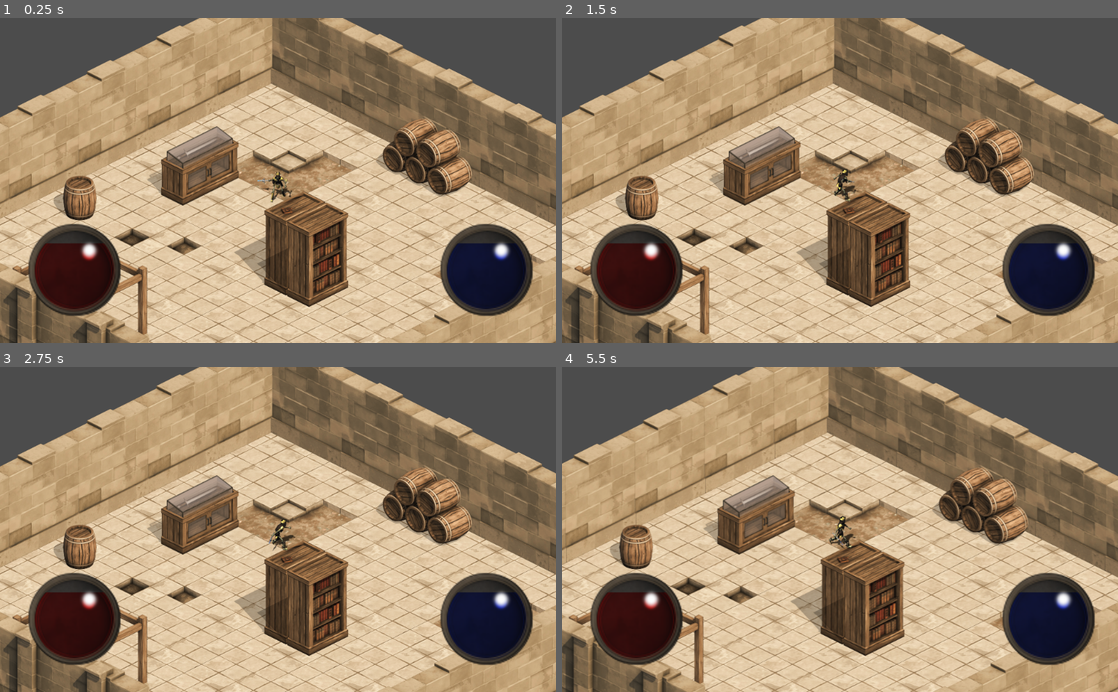
Above: before the commit, frames 1-4 (two rows, left to right).
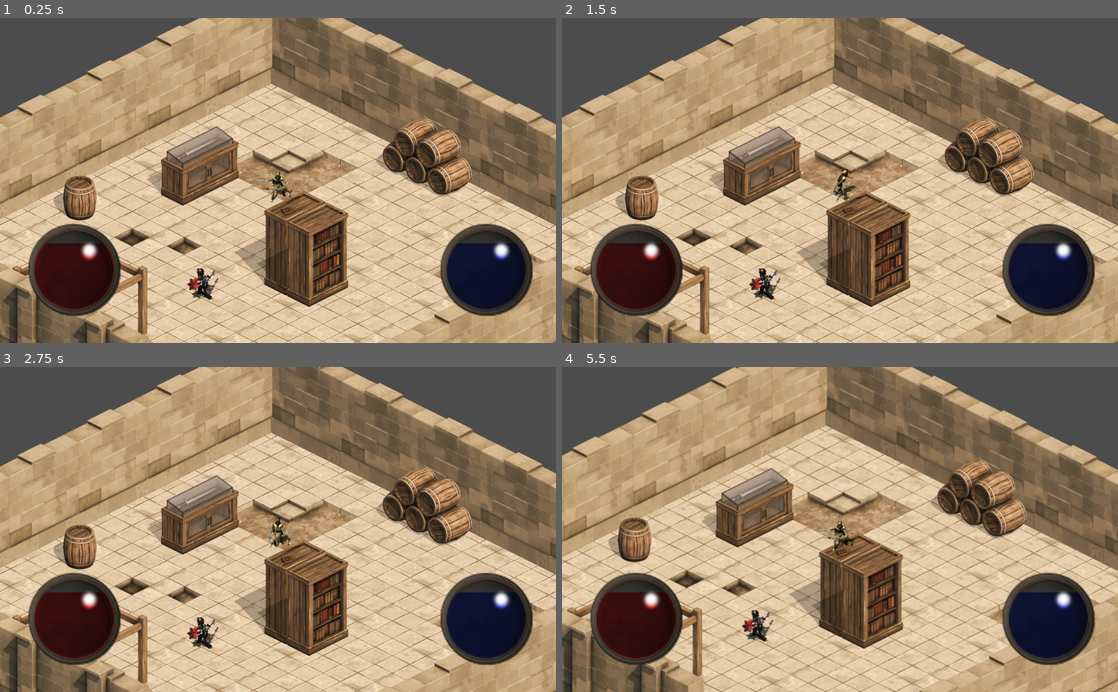
Above: after the commit, the same moments.

Repository: Ario124/Isometric_Field
Game: Godot game, scene res://Scenes/Test_Field.tscn
Two runs of this game, one before a commit and one after it. Both use one fixed random seed, a clock stepped at 60 frames per second and the inputs below. The project has no main scene, so this scene is started directly.
Inputs (mouse positions are in pixels of both pictures, inside the frame that each line leads up to):
- Up to frame 1 (0.25 s): no input
- Up to frame 2 (1.5 s): tap Enter at 0.5 s; move the mouse to (962, 164) at 0.52 s; hold A (a) 0.53-1.28 s; tap D (d) at 0.8, 1.35 s; tap Space (Attack) at 1.25 s; move the mouse to (728, 196) at 1.27 s
- Up to frame 3 (2.75 s): tap S (s) at 1.55 s; tap Enter at 2 s; move the mouse to (333, 458) at 2.02 s; hold S (s) from 2.03 s (still down); tap W (w) at 2.3 s
- Up to frame 4 (5.5 s): move the mouse to (812, 594) at 2.77 s; release S (s) at 2.78 s; tap W (w) at 2.85 s; right-click (812, 594) at 3.05 s; tap Space (Attack) at 3.5, 4.35 s; move the mouse to (1006, 578) at 3.52 s; hold Right mouse button (Shoot, bound only after the commit) 3.53-4.28 s; tap A (a) at 3.8 s; move the mouse to (673, 480) at 4.27 s; tap D (d) at 4.55 s; move the mouse to (867, 529) at 5.02 s; press the mouse at (867, 529) at 5.03 s; tap S (s) at 5.3 s

The runs differ from the first frame. In frame 1, 0.3% of the frame differs, in the area x 33-40%, y 76-87%; in frame 2, 0.4%; in frame 3, 0.5%; in frame 4, 30%, in the area x 0-100%, y 0-100%.

Commit message:
Added projectile & enemy with collision layers

Diff:
--- /dev/null
+++ b/Scenes/Jayce.tscn
@@ -0,0 +1,31 @@
+[gd_scene load_steps=2 format=2]
+
+[ext_resource path="res://Assets/Enemies/skeleton_knight.png" type="Texture" id=1]
+
+[node name="Jayce" type="KinematicBody2D"]
+position = Vector2( 0, -25 )
+collision_layer = 4
+collision_mask = 7
+
+[node name="CollisionPolygon2D" type="CollisionPolygon2D" parent="."]
+polygon = PoolVector2Array( 0, 13, -14, 16, -21, 25, -18, 32, -13, 38, 0, 38, 9, 34, 13, 25, 9, 18 )
+
+[node name="Sprite" type="Sprite" parent="."]
+texture = ExtResource( 1 )
+hframes = 28
+vframes = 8
+
+[node name="AnimationPlayer" type="AnimationPlayer" parent="."]
+
+[node name="HPBar" type="TextureProgress" parent="."]
+margin_right = 40.0
+margin_bottom = 40.0
+__meta__ = {
+"_edit_use_anchors_": false
+}
+
+[node name="Tween" type="Tween" parent="HPBar"]
+
+[node name="Sight" type="Area2D" parent="."]
+
+[node name="CollisionShape2D" type="CollisionShape2D" parent="Sight"]
--- a/Scenes/Player.gd
+++ b/Scenes/Player.gd
@@ -4,11 +4,16 @@
 var anim_mode = "Idle"
 var animation
 
+var spell = preload("res://Scenes/Spell.tscn")
+var can_fire = true
+var rate_of_fire = 0.4
+var shooting = false
+
 
 var max_speed = 250
 var speed = 0
 var acceleration = 100
-var move_direction
+var move_direction = Vector2(0,0)
 var moving = false
 var destination = Vector2()
 var movement = Vector2()
@@ -29,10 +34,27 @@
 
 func _process(delta):
 	AnimationLoop()
+	SkillLoop()
 
 
 func _physics_process(delta):
-	MovementLoop(delta)
+	MovementLoop()
+
+func SkillLoop():
+	if Input.is_action_pressed("Shoot") and can_fire == true:
+		can_fire = false
+		shooting = true
+		speed = 0
+		get_node("TurnAxis").rotation = get_angle_to(get_global_mouse_position())
+		var spell_instance = spell.instance()
+		spell_instance.position = get_node("TurnAxis/CastPoint").get_global_position()
+		spell_instance.rotation = get_angle_to(get_global_mouse_position())
+		get_parent().add_child(spell_instance)
+		yield(get_tree().create_timer(rate_of_fire), "timeout")
+		can_fire = true
+		shooting = false
+		speed = 200
+
 
 
 func Attack():
@@ -40,67 +62,67 @@
 	attacking = false
 	anim_mode = "Idle"
 
-func MovementLoop(delta):
-	if moving == false:
-		speed = 0
-	else:
-		speed += acceleration * delta
-		if speed > max_speed:
-			speed = max_speed
-	movement = position.direction_to(destination) * speed
-	move_direction = rad2deg(destination.angle_to_point(position))
-	if position.distance_to(destination) > 10:
-		movement = move_and_slide(movement)
-	else:
-		moving = false
+func MovementLoop():
+	var left = Input.is_action_pressed("a")
+	var right = Input.is_action_pressed("d")
+	var up = Input.is_action_pressed("w")
+	var down = Input.is_action_pressed("s")
+
+	move_direction.x = -int(left) + int(right)
+	move_direction.y = -int(up) + int(down)
+
+	var motion = move_direction.normalized() * speed
+	move_and_slide(motion, Vector2(0,0))
 
 func AnimationLoop():
-	if moving:
+	if shooting == true:
+		anim_mode = "Idle"
+	else:
+		match move_direction:
+			Vector2(-1,0):
+				anim_direction = "W"
+			Vector2(1,0):
+				anim_direction = "E"
+			Vector2(0,1):
+				anim_direction = "S"
+			Vector2(0,-1):
+				anim_direction = "N"
+			Vector2(-1,-1):
+				anim_direction = "NW"
+			Vector2(-1,1):
+				anim_direction = "SW"
+			Vector2(1,-1):
+				anim_direction = "NE"
+			Vector2(1,1):
+				anim_direction = "SE"
 
-		if move_direction <= 15 and move_direction >= -15:
-			anim_direction = "E"
-		elif move_direction <= 60 and move_direction >= 15:
-			anim_direction = "SE"
-		elif move_direction <= 120 and move_direction >= 60:
-			anim_direction = "S"
-		elif move_direction <= 165 and move_direction >= 120:
-			anim_direction = "SW"
-		elif move_direction >= -60 and move_direction <= -15:
-			anim_direction = "NE"
-		elif move_direction >= -120 and move_direction <= -60:
-			anim_direction = "N"
-		elif move_direction >= -165 and move_direction <= -120:
-			anim_direction = "NW"
-		elif move_direction <= -165 and move_direction >= 165:
-			anim_direction = "W"
-
-		if moving == true:
+		if move_direction != Vector2(0,0):
 			anim_mode = "Walk"
-		elif moving == false:
+		else:
 			anim_mode = "Idle"
 
-		animation = anim_mode + "_" + anim_direction
-		get_node("AnimationPlayer").play(animation)
+	animation = anim_mode + "_" + anim_direction
+	get_node("AnimationPlayer").play(animation)
 
-	elif attacking:
-		if attack_direction <= 15 and attack_direction >= -15:
-			anim_direction = "E"
-		elif attack_direction <= 60 and attack_direction >= 15:
-			anim_direction = "SE"
-		elif attack_direction <= 120 and attack_direction >= 60:
-			anim_direction = "S"
-		elif attack_direction <= 165 and attack_direction >= 120:
-			anim_direction = "SW"
-		elif attack_direction >= -60 and attack_direction <= -15:
-			anim_direction = "NE"
-		elif attack_direction >= -120 and attack_direction <= -60:
-			anim_direction = "N"
-		elif attack_direction >= -165 and attack_direction <= -120:
-			anim_direction = "NW"
-		elif attack_direction <= -165 and attack_direction >= 165:
-			anim_direction = "W"
-
-		anim_mode = "Melee"
+#	elif attacking:
+#		if attack_direction <= 15 and attack_direction >= -15:
+#			anim_direction = "E"
+#		elif attack_direction <= 60 and attack_direction >= 15:
+#			anim_direction = "SE"
+#		elif attack_direction <= 120 and attack_direction >= 60:
+#			anim_direction = "S"
+#		elif attack_direction <= 165 and attack_direction >= 120:
+#			anim_direction = "SW"
+#		elif attack_direction >= -60 and attack_direction <= -15:
+#			anim_direction = "NE"
+#		elif attack_direction >= -120 and attack_direction <= -60:
+#			anim_direction = "N"
+#		elif attack_direction >= -165 and attack_direction <= -120:
+#			anim_direction = "NW"
+#		elif attack_direction <= -165 and attack_direction >= 165:
+#			anim_direction = "W"
+#
+#		anim_mode = "Melee"
 
 	animation = anim_mode + "_" + anim_direction
 	get_node("AnimationPlayer").play(animation)
--- a/Scenes/Player.tscn
+++ b/Scenes/Player.tscn
@@ -451,6 +451,8 @@
 
 [node name="Player" type="KinematicBody2D"]
 position = Vector2( 0, -25 )
+collision_layer = 2
+collision_mask = 5
 script = ExtResource( 2 )
 
 [node name="CollisionPolygon2D" type="CollisionPolygon2D" parent="."]
@@ -491,3 +493,8 @@
 anims/Walk_SE = SubResource( 22 )
 anims/Walk_SW = SubResource( 20 )
 anims/Walk_W = SubResource( 3 )
+
+[node name="TurnAxis" type="Position2D" parent="."]
+
+[node name="CastPoint" type="Position2D" parent="TurnAxis"]
+position = Vector2( 45, 0 )
--- /dev/null
+++ b/Scenes/Spell.gd
@@ -0,0 +1,15 @@
+extends RigidBody2D
+
+var projectile_speed = 700
+var life_time = 1
+
+func _ready():
+	apply_impulse(Vector2(), Vector2(projectile_speed, 0).rotated(rotation))
+
+func SelfDestruct():
+	yield(get_tree().create_timer(life_time), "timeout")
+	queue_free()
+
+
+func _on_Spell_body_entered(body):
+	self.hide()
--- /dev/null
+++ b/Scenes/Spell.tscn
@@ -0,0 +1,24 @@
+[gd_scene load_steps=3 format=2]
+
+[ext_resource path="res://Assets/Projectiles/Ice_Spear.png" type="Texture" id=1]
+[ext_resource path="res://Scenes/Spell.gd" type="Script" id=2]
+
+[node name="Spell" type="RigidBody2D"]
+collision_layer = 3
+collision_mask = 3
+contacts_reported = 1
+contact_monitor = true
+script = ExtResource( 2 )
+
+[node name="CollisionPolygon2D" type="CollisionPolygon2D" parent="."]
+position = Vector2( -5.98156, 0.249999 )
+scale = Vector2( 0.746253, 0.875 )
+polygon = PoolVector2Array( 31.4893, 0.857144, 7, 7, 7, -3 )
+
+[node name="Sprite" type="Sprite" parent="."]
+texture = ExtResource( 1 )
+hframes = 8
+vframes = 8
+frame = 32
+
+[connection signal="body_entered" from="." to="." method="_on_Spell_body_entered"]
--- a/Scenes/Test_Field.tscn
+++ b/Scenes/Test_Field.tscn
@@ -1,13 +1,14 @@
-[gd_scene load_steps=9 format=2]
+[gd_scene load_steps=10 format=2]
 
 [ext_resource path="res://Resources/Walls.tres" type="TileSet" id=1]
 [ext_resource path="res://Resources/Floor.tres" type="TileSet" id=2]
 [ext_resource path="res://Resources/Stuff.tres" type="TileSet" id=3]
 [ext_resource path="res://Resources/Library.tres" type="TileSet" id=4]
-[ext_resource path="res://DisplayCaseWSword_E.tscn" type="PackedScene" id=5]
+[ext_resource path="res://Scenes/DisplayCaseWSword_E.tscn" type="PackedScene" id=5]
 [ext_resource path="res://Scenes/Player.tscn" type="PackedScene" id=6]
 [ext_resource path="res://Assets/UI/Globe_Transparent_4.png" type="Texture" id=7]
 [ext_resource path="res://Assets/UI/Globe_Filled_4.png" type="Texture" id=8]
+[ext_resource path="res://Scenes/Jayce.tscn" type="PackedScene" id=9]
 
 [node name="Node2D" type="Node2D"]
 
@@ -64,6 +65,9 @@
 
 [node name="DisplayCaseWSword_E" parent="Test" instance=ExtResource( 5 )]
 position = Vector2( 744, 511 )
+
+[node name="Jayce" parent="Test" instance=ExtResource( 9 )]
+position = Vector2( 743, 698 )
 
 [node name="GUI" type="CanvasLayer" parent="."]
 
--- a/project.godot
+++ b/project.godot
@@ -45,6 +45,18 @@
 "events": [ Object(InputEventKey,"resource_local_to_scene":false,"resource_name":"","device":0,"alt":false,"shift":false,"control":false,"meta":false,"command":false,"pressed":false,"scancode":0,"physical_scancode":32,"unicode":0,"echo":false,"script":null)
  ]
 }
+Shoot={
+"deadzone": 0.5,
+"events": [ Object(InputEventMouseButton,"resource_local_to_scene":false,"resource_name":"","device":0,"alt":false,"shift":false,"control":false,"meta":false,"command":false,"button_mask":0,"position":Vector2( 0, 0 ),"global_position":Vector2( 0, 0 ),"factor":1.0,"button_index":2,"pressed":false,"doubleclick":false,"script":null)
+ ]
+}
+
+[layer_names]
+
+2d_physics/layer_1="World"
+2d_physics/layer_2="Player"
+2d_physics/layer_3="Enemy"
+2d_physics/layer_4="Projectiles"
 
 [physics]
 
Binary file added: Assets/Enemies/skeleton_knight.png
Binary file added: Assets/Projectiles/Ice_Spear.png
Renamed: DisplayCaseWSword_E.tscn -> Scenes/DisplayCaseWSword_E.tscn
